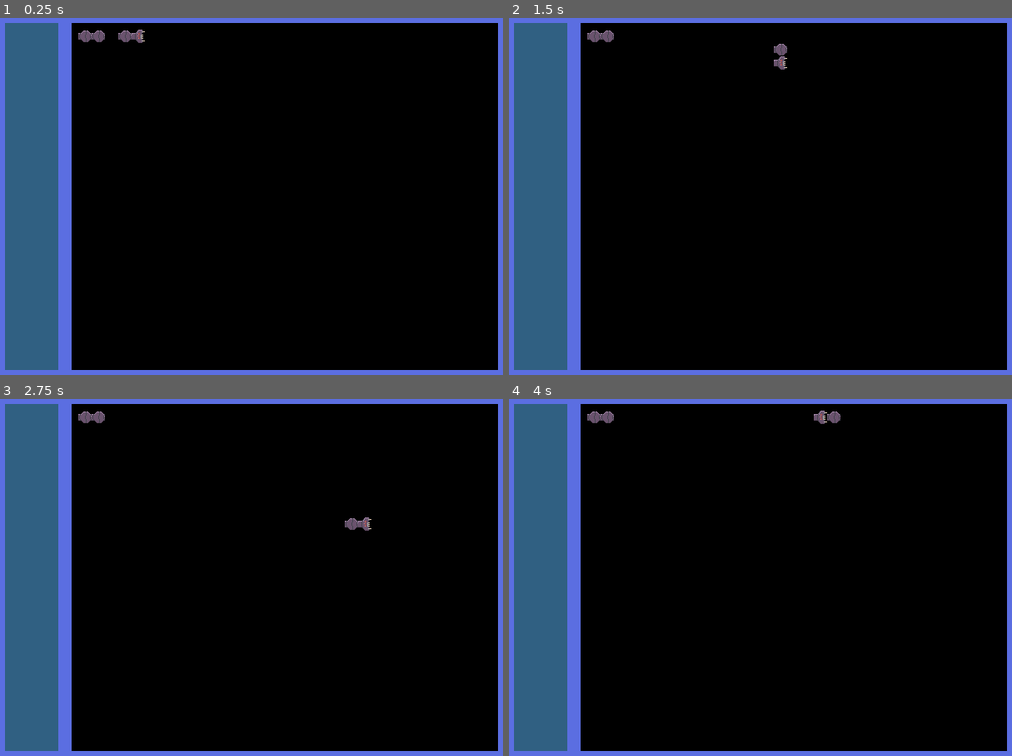
Above: before the commit, frames 1-4 (two rows, left to right).
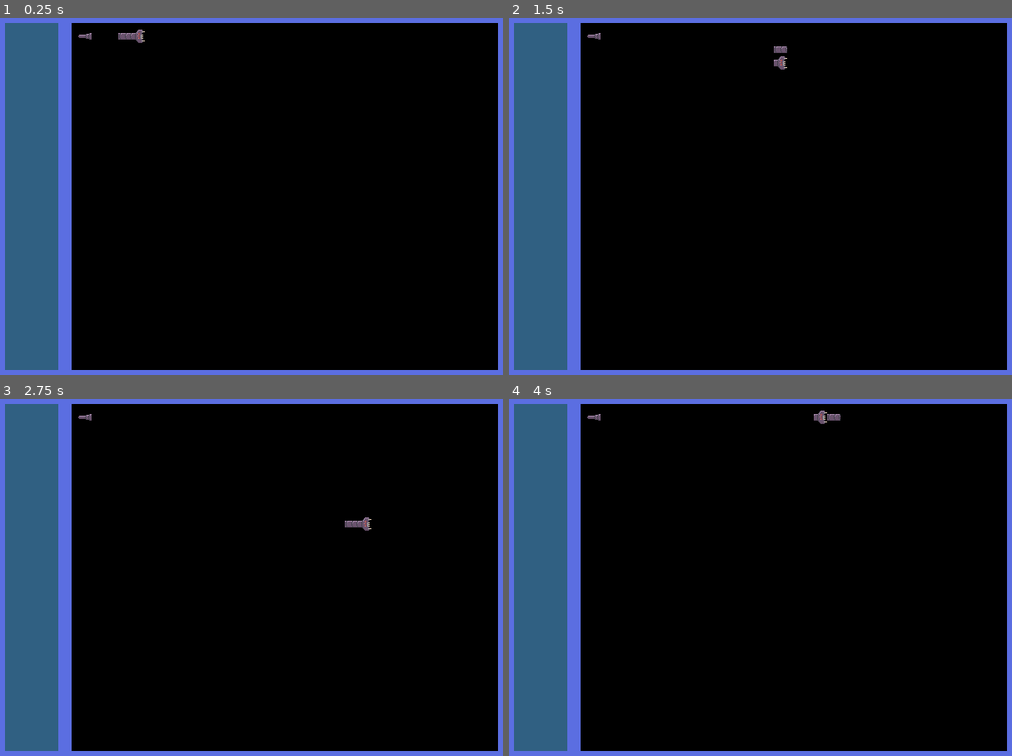
Above: after the commit, the same moments.

Repository: Isaac-Salas/BigMode-GameJam-2025
Game: Godot game, scene res://Scenes/Levels/Snake-Level/node_2d.tscn
Two runs of this game, one before a commit and one after it. Both use one fixed random seed, a clock stepped at 60 frames per second and the inputs below. This scene is started directly instead of the project's main scene.
Inputs:
- Up to frame 1 (0.25 s): no input
- Up to frame 2 (1.5 s): hold Right (ui_right) 0.53-1.28 s; hold Down (ui_down) from 1.28 s (still down)
- Up to frame 3 (2.75 s): release Down (ui_down) at 2.03 s; hold Right (ui_right) from 2.03 s (still down)
- Up to frame 4 (4 s): release Right (ui_right) at 2.78 s; hold Up (ui_up) 2.78-3.53 s; hold Left (ui_left) from 3.53 s (still down)

The runs differ from the first frame. In frame 1, 0.1% of the frame differs, in the area x 15-26%, y 3-7%; in frame 2, 0.1%; in frame 3, 0.1%; in frame 4, 0.1%.

Commit message:
More snek

Diff:
--- a/Scenes/Levels/Snake-Level/Snake/snake.tscn
+++ b/Scenes/Levels/Snake-Level/Snake/snake.tscn
@@ -47,23 +47,25 @@
 [node name="Head" type="AnimatedSprite2D" parent="."]
 position = Vector2(16, 0)
 sprite_frames = SubResource("SpriteFrames_gjbdb")
-frame_progress = 0.958732
+frame_progress = 0.516043
 
 [node name="Segment" parent="." instance=ExtResource("2_ud2qt")]
-animation = &"Eat"
+animation = &"Idle"
 
 [node name="Segment2" parent="." instance=ExtResource("2_ud2qt")]
+visible = false
 position = Vector2(-16, 0)
-animation = &"Eat"
+animation = &"Idle"
+frame_progress = 0.165659
 index = 1
 
 [node name="Segment3" parent="." instance=ExtResource("2_ud2qt")]
+visible = false
 position = Vector2(-32, 0)
 animation = &"Eat"
 index = 2
 
 [node name="Tail" type="AnimatedSprite2D" parent="."]
-visible = false
 position = Vector2(-16, 0)
 sprite_frames = SubResource("SpriteFrames_kh7h1")
 
Not shown, added: Assets/Sprites/Portraits/BlueSlave_.png.import
Not shown, added: Assets/Sprites/Portraits/GreenSlave_.png.import
Not shown, added: Assets/Sprites/Portraits/RedSlave_.png.import
Not shown, added: Assets/Sprites/Portraits/YellowSlave_.png.import
